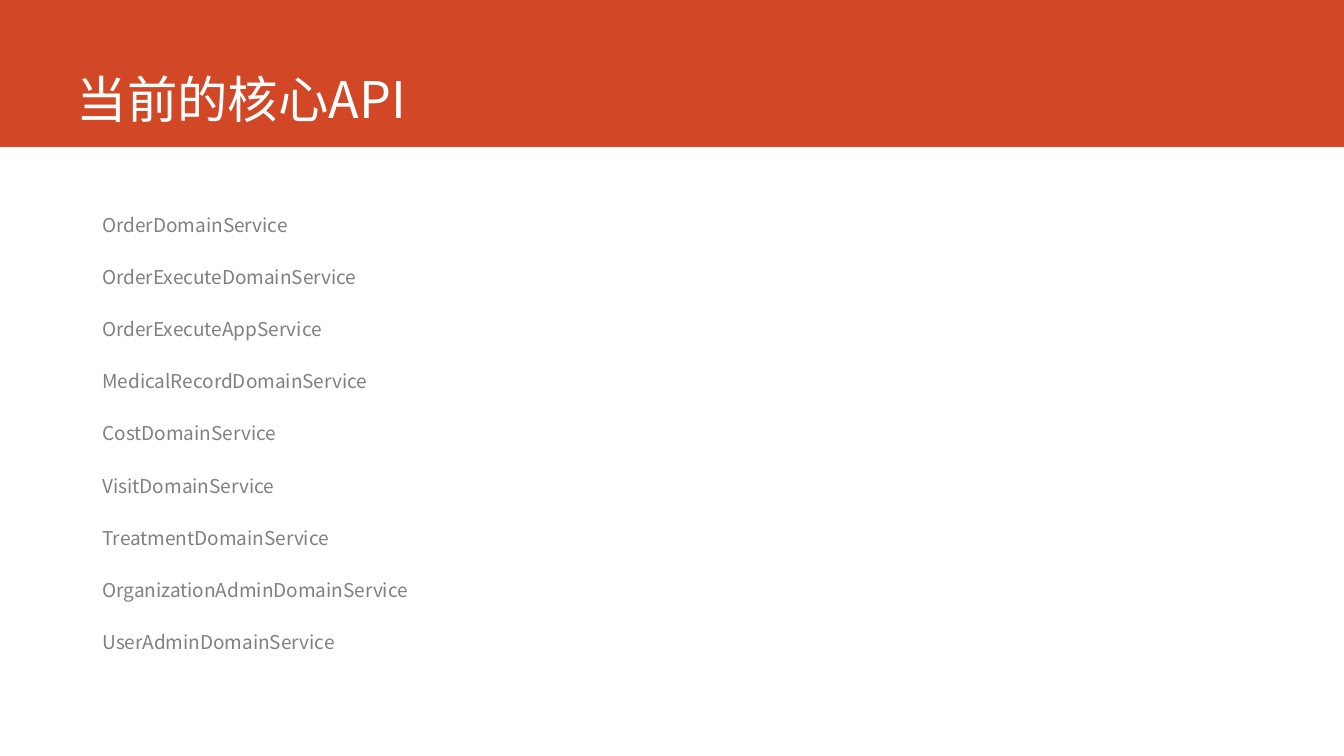
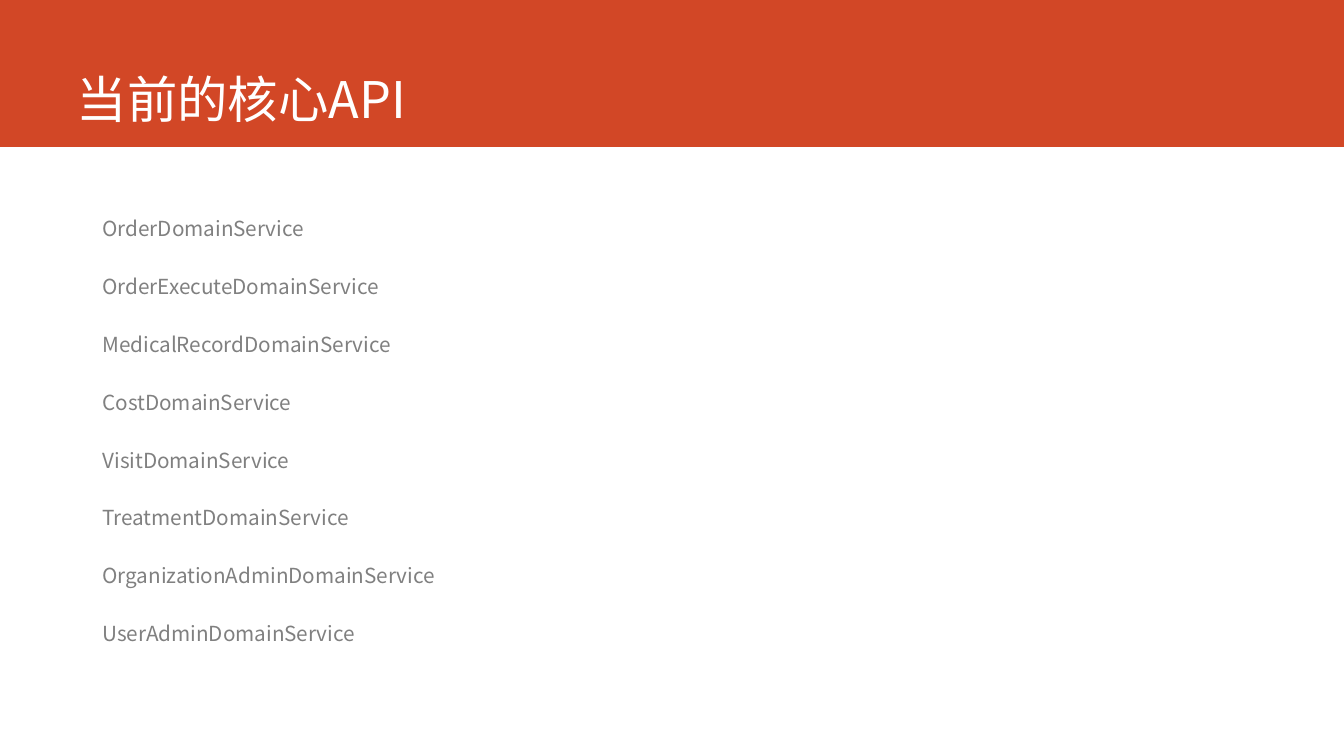
Before and after one commit to lixiangqi-github/hospital, a slide deck: slide 5 of doc/技术交流/技术交流-2017-8-28.pptx. Drawn at 1344x756 pixels with LibreOffice and Linux fonts; fonts in the diff are those of the drawing. Boxes give left, top, right and bottom in pixels: in the first picture for what was removed or moved away, otherwise in the second. Text is boxed around its words. In the diff, an @@ line names an element or a change of style, - is before the commit and + after.

```diff
--- a/doc/技术交流/技术交流-2017-8-28.pptx
+++ b/doc/技术交流/技术交流-2017-8-28.pptx
@@ text "OrderDomainService" at bbox=[102, 219, 434, 641]: size 13.6 to 14.8 pt; line spacing 1.3 to 1.4 @@
@@ text at bbox=[102, 321, 321, 341]: paragraph removed @@
-OrderExecuteAppService
```
Also in this commit, not shown: 1 other slide changed, 1 other file.
